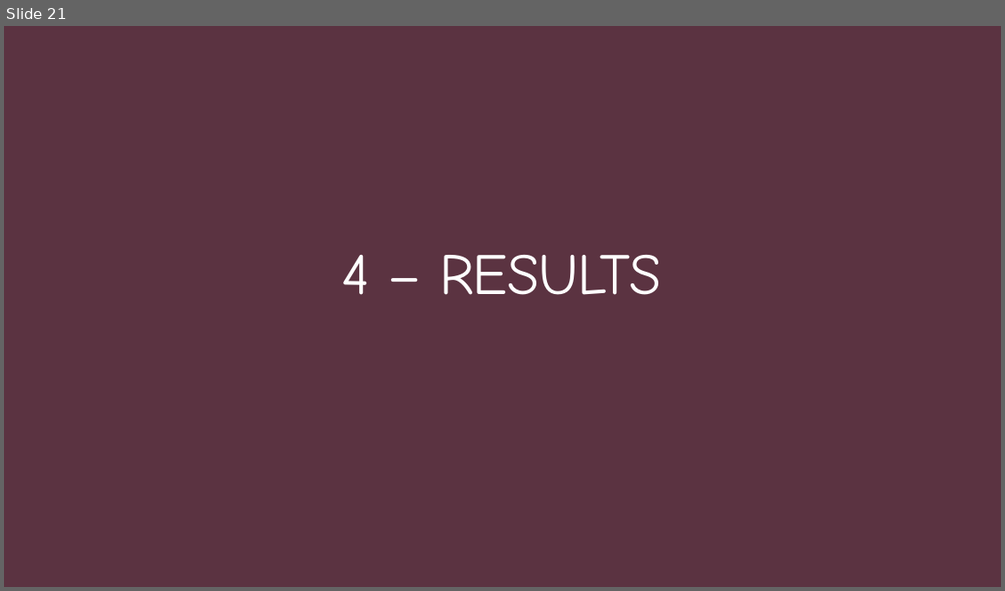
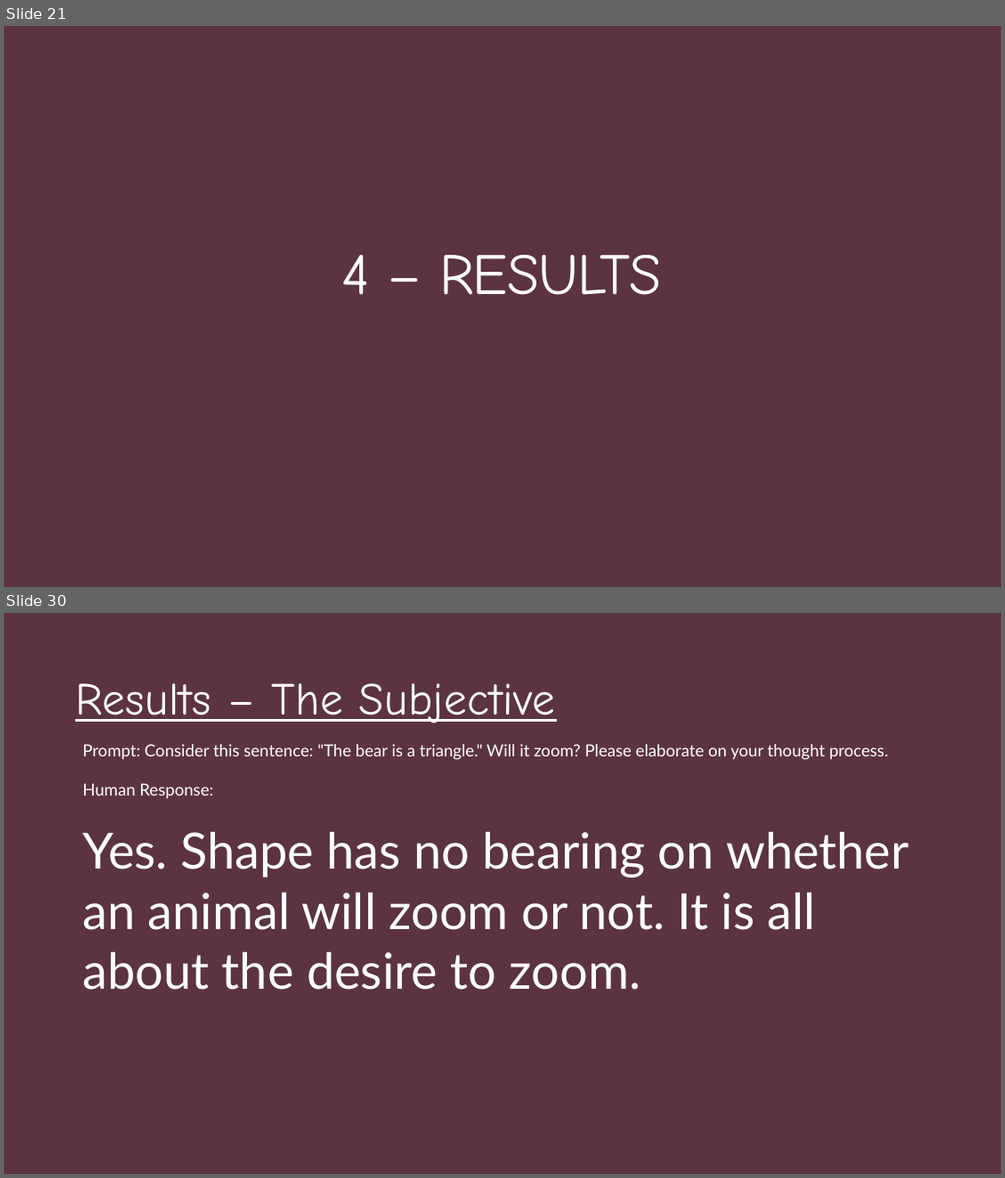
Before and after one commit to nickspeelman/CRA_bot, a slide deck: Causing Confusion in The Chinese Room.pptx. Shown one above the other, each under a label of ours: slide 21 before the commit, slides 21 and 30 after it; the slides between them are not shown. The pictures are 1005x591 and 1005x1178 pixels, drawn with LibreOffice and Linux fonts; fonts in the diff are those of the drawing. Boxes give left, top, right and bottom in pixels: in the first picture for what was removed or moved away, otherwise in the second. Text is boxed around its words. In the diff, an @@ line names an element or a change of style, - is before the commit and + after.

```diff
--- a/Causing Confusion in The Chinese Room.pptx
+++ b/Causing Confusion in The Chinese Room.pptx
@@ slide 30 added at (4, 613, 1001, 1174), background #41242E; not listed: 1 template element that a slide beside it also shows @@
@@ text added at (75, 683, 556, 723), 44 pt, text #FFFFFF, underline @@
+Results – The Subjective
@@ text added at (82, 744, 909, 989), 16 pt, text #FFFFFF @@
+Prompt: Consider this sentence: "The bear is a triangle." Will it zoom? Please elaborate on your thought process.
+Human Response:
+Yes. Shape has no bearing on whether an animal will zoom or not. It is all about the desire to zoom.
```
Also in this commit, not shown: 1 slide changed, 13 other slides added, 1 slide removed, 1 other file.
